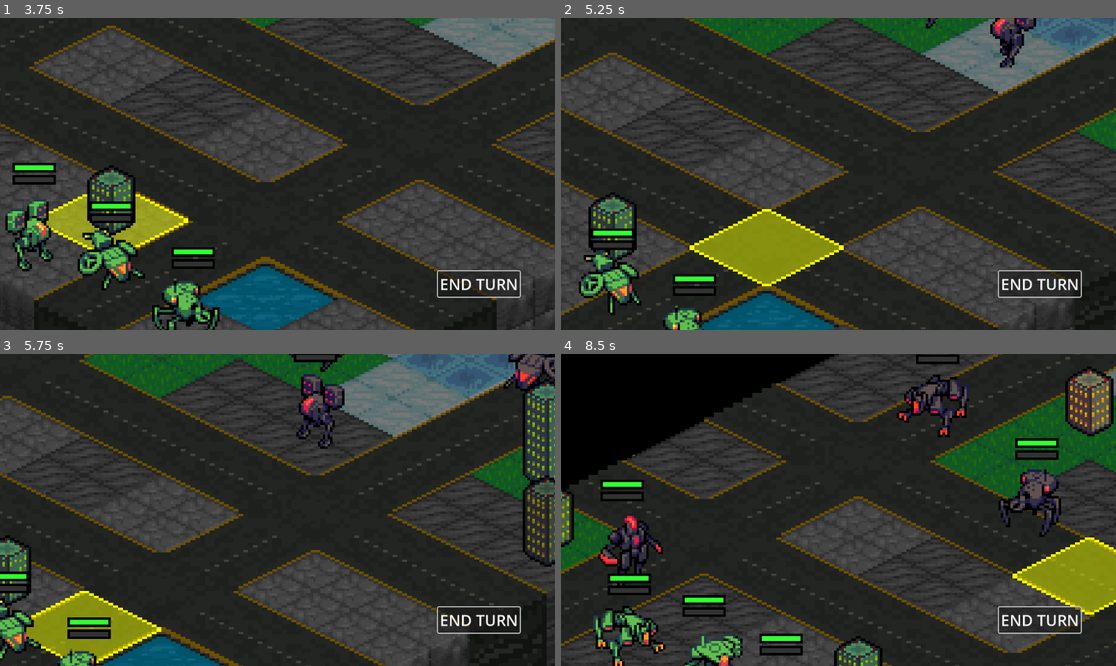
Above: before the commit, frames 1-4 (two rows, left to right).
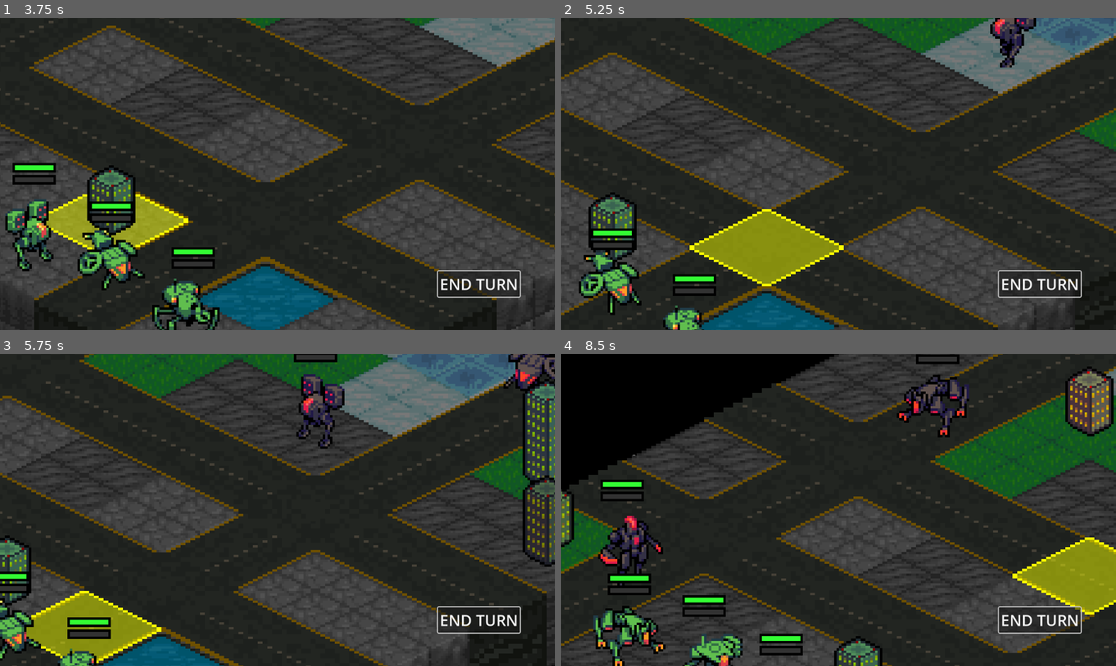
Above: after the commit, the same moments.

Repository: Tekknobot/Terrain
Game: Godot game, scene res://Scenes/Main.tscn
Two runs of this game, one before a commit and one after it. Both use one fixed random seed, a clock stepped at 60 frames per second and the inputs below.
Inputs (mouse positions are in pixels of both pictures, inside the frame that each line leads up to):
- Up to frame 1 (3.75 s): click "END TURN" at 0.5 s; click "END TURN" at 1.25 s; click "END TURN" at 2 s; move the mouse to (399, 158) at 2.77 s; click (399, 158) at 2.92 s; drag from (166, 189) to (44, 270) at 3.52 s
- Up to frame 2 (5.25 s): move the mouse to (894, 105) at 4.27 s; click (894, 105) at 4.42 s; drag from (810, 236) to (638, 264) at 5.02 s
- Up to frame 3 (5.75 s): no input
- Up to frame 4 (8.5 s): move the mouse to (1005, 556) at 5.77 s; click (1005, 556) at 5.92 s; drag from (672, 463) to (1104, 572) at 6.52 s; move the mouse to (866, 510) at 7.27 s; click (866, 510) at 7.42 s; drag from (755, 432) to (1049, 575) at 8.02 s

Frame 1 is identical in both runs. In frame 2, less than 0.1% of the frame differs, in the area x 65-68%, y 0-4%; in frame 3, less than 0.1%; in frame 4, 1.6%, in the area x 78-91%, y 26-59%.

Commit message:
Build with new ranged attack mechanics.

Diff:
--- a/Scenes/Main.tscn
+++ b/Scenes/Main.tscn
@@ -196,7 +196,7 @@
 enemy_units = Array[PackedScene]([ExtResource("9_tx01l"), ExtResource("10_jnxcy"), ExtResource("11_kslvh"), ExtResource("12_igjmq"), ExtResource("13_mmtes"), ExtResource("14_42888")])
 structure_scenes = Array[PackedScene]([ExtResource("29_u3kwq"), ExtResource("30_vr6ln"), ExtResource("31_u8ap8"), ExtResource("32_ebequ"), ExtResource("33_8ltv0"), ExtResource("34_r0hbk")])
 max_structures = 6
-max_enemy_units = 8
+max_enemy_units = 6
 
 [node name="AudioStreamPlayer2D" type="AudioStreamPlayer2D" parent="TileMap"]
 
--- a/Scripts/Missile.gd
+++ b/Scripts/Missile.gd
@@ -105,6 +105,7 @@
 						occupant.shake()
 						await get_tree().create_timer(0.2).timeout
 						occupant.die()
+						tilemap.get_unit_at_tile(dest_tile).take_damage(25)
 						if tilemap.get_structure_at_tile(dest_tile):
 							var anim_sprite = tilemap.get_structure_at_tile(dest_tile).get_node_or_null("AnimatedSprite2D")
 							if anim_sprite:
--- a/Scripts/Unit.gd
+++ b/Scripts/Unit.gd
@@ -654,6 +654,9 @@
 	var missile = missile_scene.instantiate()
 	get_tree().get_current_scene().add_child(missile)
 
+	if target == null:
+		return
+
 	# Use the unit's global_position instead of self.global_position.
 	var start_pos = unit.global_position
 	var target_pos = target.global_position
